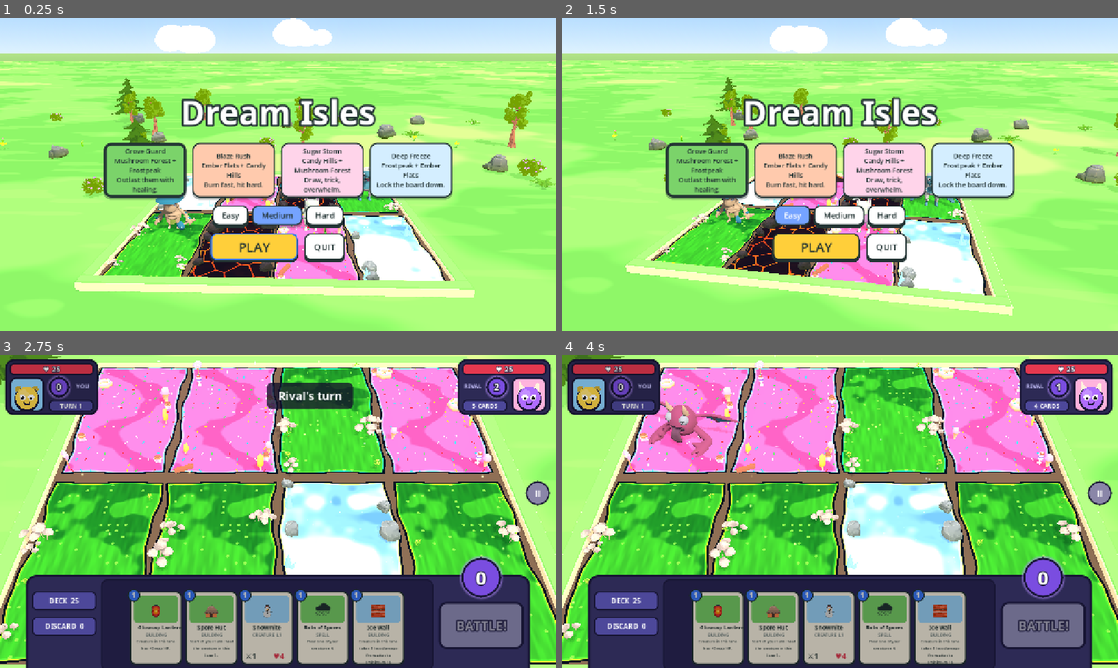
Above: before the commit, frames 1-4 (two rows, left to right).
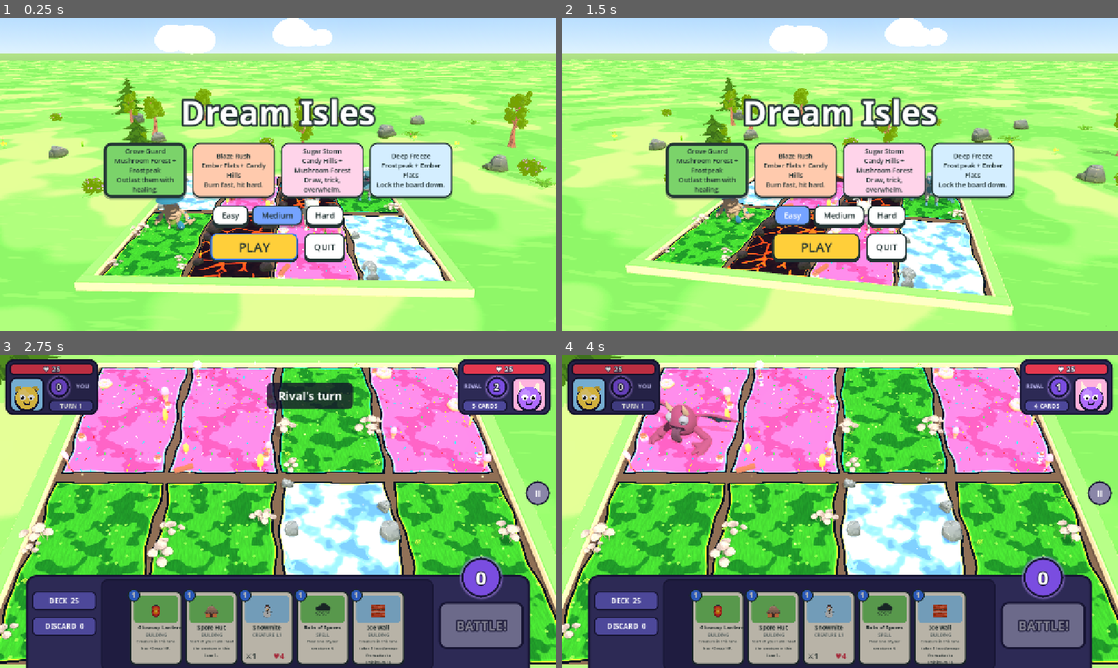
Above: after the commit, the same moments.

Repository: muriarty1893/cardwards
Game: Godot game, scene res://menus/main_menu.tscn
The game is run twice, just before and just after one commit, with the same random seed, the same clock (stepped at 60 frames per second) and the same inputs.
Inputs (mouse positions are in pixels of both pictures, inside the frame that each line leads up to):
- Up to frame 1 (0.25 s): no input
- Up to frame 2 (1.5 s): click "Easy" at 0.5 s; click "Easy" at 1.25 s
- Up to frame 3 (2.75 s): click "PLAY" at 2 s
- Up to frame 4 (4 s): drag from (717, 627) to (895, 442) at 2.77 s; drag from (717, 627) to (812, 574) at 3.52 s

The runs differ from the first frame. In frame 1, 33% of the frame differs, in the area x 0-100%, y 0-100%; in frame 2, 34%; in frame 3, 24%; in frame 4, 24%.

Commit message:
feat: high/low graphics presets, fps probe and Mobile renderer
Measured on the Intel HD 620 at 1280x720 (frozen --demo-board):
- Forward+ High 23 fps, Low 41 fps (baseline v1 was 23 fps)
- Mobile High 40 fps, Low 59 fps (worst frame 29 ms)
Switched the project to the Mobile renderer; default quality is Low on
integrated GPUs, High otherwise. Ground and lane noise now sample shared
seamless textures, the meadow skips the area under the board, and Low uses
hard two-split shadows. Outline falls back to depth-only on Mobile.

Co-Authored-By: Claude Opus 5.5 <noreply@anthropic.com>
Claude-Session: https://claude.ai/code/session_01KWhDzHoaJZoxty1TDdYE3R

Diff:
--- a/autoload/settings.gd
+++ b/autoload/settings.gd
@@ -7,6 +7,7 @@
 
 enum Quality { HIGH, LOW }
 
+## Fallback default; the real default comes from default_quality() (Low on integrated GPUs).
 const DEFAULT_QUALITY: Quality = Quality.HIGH
 const DEFAULT_MUSIC := 0.8
 const DEFAULT_SFX := 0.9
@@ -14,7 +15,7 @@
 
 var music_volume: float = DEFAULT_MUSIC
 var sfx_volume: float = DEFAULT_SFX
-var quality: Quality = DEFAULT_QUALITY
+var quality: Quality = default_quality()
 var path: String = "user://settings.cfg"
 
 
@@ -28,7 +29,14 @@
 func reset() -> void:
 	music_volume = DEFAULT_MUSIC
 	sfx_volume = DEFAULT_SFX
-	quality = DEFAULT_QUALITY
+	quality = default_quality()
+
+
+## Integrated GPUs (like the HD 620 this was measured on) only hold 60 fps on Low.
+static func default_quality() -> Quality:
+	if RenderingServer.get_video_adapter_type() == RenderingDevice.DEVICE_TYPE_INTEGRATED_GPU:
+		return Quality.LOW
+	return DEFAULT_QUALITY
 
 
 func load_settings() -> void:
--- a/project.godot
+++ b/project.godot
@@ -4,7 +4,7 @@
 [application]
 
 config/name="Dream Isles"
-config/features=PackedStringArray("4.7", "Forward Plus")
+config/features=PackedStringArray("4.7", "Mobile")
 run/main_scene="res://menus/main_menu.tscn"
 config/icon="res://icon.svg"
 
@@ -17,7 +17,7 @@
 
 [rendering]
 
-renderer/rendering_method="forward_plus"
+renderer/rendering_method="mobile"
 anti_aliasing/quality/msaa_3d=2
 
 [autoload]
--- a/tests/test_lanes.gd
+++ b/tests/test_lanes.gd
@@ -21,3 +21,25 @@
 	assert_eq(hi.amount_total(), 34, "low total")
 	hi.free()
 	return true
+
+
+func test_quality_presets() -> bool:
+	var tree := Engine.get_main_loop() as SceneTree
+	var board := Board.new()
+	tree.root.add_child(board)
+	var lands: Array[Array] = [[0, 1, 2, 3], [3, 2, 1, 0]]
+	board.build(lands)
+	await tree.process_frame
+	board.apply_quality(GameSettings.Quality.LOW)
+	assert_true(not board.env.ssao_enabled, "low: no SSAO")
+	assert_true(not board.env.glow_enabled, "low: no glow")
+	assert_eq(board.get_viewport().msaa_3d, Viewport.MSAA_DISABLED, "low: no MSAA")
+	assert_eq(board.ambient.amount_total(), 34, "low: half ambient")
+	board.apply_quality(GameSettings.Quality.HIGH)
+	assert_true(board.env.ssao_enabled, "high: SSAO")
+	assert_true(board.env.glow_enabled, "high: glow")
+	assert_eq(board.get_viewport().msaa_3d, Viewport.MSAA_2X, "high: MSAA 2x")
+	assert_eq(board.ambient.amount_total(), 68, "high: full ambient")
+	board.queue_free()
+	await tree.process_frame
+	return true
--- a/tests/test_settings.gd
+++ b/tests/test_settings.gd
@@ -15,7 +15,7 @@
 	s.load_settings()
 	assert_eq(s.music_volume, 0.8, "music default")
 	assert_eq(s.sfx_volume, 0.9, "sfx default")
-	assert_eq(s.quality, GameSettings.DEFAULT_QUALITY, "quality default")
+	assert_eq(s.quality, GameSettings.default_quality(), "quality default")
 	s.free()
 	return true
 
@@ -42,6 +42,6 @@
 	f.close()
 	s.load_settings()
 	assert_eq(s.music_volume, 0.8, "music default after corrupt file")
-	assert_eq(s.quality, GameSettings.Quality.HIGH, "HIGH after junk quality")
+	assert_eq(s.quality, GameSettings.default_quality(), "default after unreadable file")
 	s.free()
 	return true
--- a/tools/compile_shaders.gd
+++ b/tools/compile_shaders.gd
@@ -6,7 +6,11 @@
 
 func _initialize() -> void:
 	var paths: PackedStringArray = _find("res://", "gdshader")
+	var forward_plus: bool = RenderingServer.get_current_rendering_method() == "forward_plus"
 	for path: String in paths:
+		if path.ends_with("/outline.gdshader") and not forward_plus:
+			print("skipping ", path, " (Forward+ only; Outline uses outline_depth.gdshader here)")
+			continue
 		print("compiling ", path)
 		var shader := load(path) as Shader
 		shader.get_shader_uniform_list()
--- a/tools/screenshot.gd
+++ b/tools/screenshot.gd
@@ -1,11 +1,19 @@
 extends Node
-## Dev helper (autoload). With user arg --shot=<path>, moves the running scene into a fixed
+## Dev helper (autoload). --fps-log=<seconds> prints frame rate and quits. With user arg --shot=<path>, moves the running scene into a fixed
 ## 1280x720 offscreen SubViewport (so the window manager's window size does not matter),
 ## saves it after --shot-frames=<n> frames (default 60) and quits. Does nothing otherwise.
 
 const SIZE := Vector2i(1280, 720)
 
 var _path: String = ""
+## --fps-log=<seconds>: after a 2 s warm-up, sample frame times, print a summary and quit.
+var _fps_secs: float = 0.0
+var _fps_t: float = 0.0
+var _fps_frames: int = 0
+var _fps_worst: float = 0.0
+var _cpu_proc: float = 0.0
+var _rcpu: float = 0.0
+var _rgpu: float = 0.0
 var _frames: int = 60
 var _vp: SubViewport
 
@@ -16,17 +24,22 @@
 			_path = arg.substr(7)
 		elif arg.begins_with("--shot-frames="):
 			_frames = int(arg.substr(14))
-	set_process(_path != "")
+		elif arg.begins_with("--fps-log="):
+			_fps_secs = float(arg.substr(10))
+	set_process(_path != "" or _fps_secs > 0.0)
 
 
-func _process(_delta: float) -> void:
+func _process(delta: float) -> void:
+	if _fps_secs > 0.0 and _vp != null:
+		_log_fps(delta)
+		return
 	if _vp == null:
 		var scene: Node = get_tree().current_scene
 		if scene == null:
 			return
 		_vp = SubViewport.new()
 		_vp.size = SIZE
-		_vp.msaa_3d = Viewport.MSAA_2X
+		_vp.msaa_3d = Viewport.MSAA_DISABLED if Settings.quality == GameSettings.Quality.LOW else Viewport.MSAA_2X
 		_vp.render_target_update_mode = SubViewport.UPDATE_ALWAYS
 		get_tree().root.add_child(_vp)
 		scene.reparent(_vp, false)
@@ -37,3 +50,18 @@
 	_vp.get_texture().get_image().save_png(_path)
 	print("screenshot saved: ", _path)
 	get_tree().quit()
+
+
+func _log_fps(delta: float) -> void:
+	_fps_t += delta
+	if _fps_t < 2.0:
+		return
+	_fps_frames += 1
+	_fps_worst = maxf(_fps_worst, delta)
+	RenderingServer.viewport_set_measure_render_time(_vp.get_viewport_rid(), true)
+	_cpu_proc += Performance.get_monitor(Performance.TIME_PROCESS)
+	_rcpu += RenderingServer.viewport_get_measured_render_time_cpu(_vp.get_viewport_rid()) + RenderingServer.get_frame_setup_time_cpu()
+	_rgpu += RenderingServer.viewport_get_measured_render_time_gpu(_vp.get_viewport_rid())
+	if _fps_t >= 2.0 + _fps_secs:
+		print("FPS avg %.1f, worst frame %.1f ms (%s, %s) | process %.1f ms, render cpu %.1f ms, render gpu %.1f ms, draw calls %d, prims %d" % [_fps_frames / (_fps_t - 2.0), _fps_worst * 1000.0, RenderingServer.get_video_adapter_name(), _vp.size, _cpu_proc / _fps_frames * 1000.0, _rcpu / _fps_frames, _rgpu / _fps_frames, Performance.get_monitor(Performance.RENDER_TOTAL_DRAW_CALLS_IN_FRAME), Performance.get_monitor(Performance.RENDER_TOTAL_PRIMITIVES_IN_FRAME)])
+		get_tree().quit()
--- a/view/board/board.gd
+++ b/view/board/board.gd
@@ -41,6 +41,25 @@
 			_islands[p].append(isl)
 	ambient = Ambient.build(lands, Settings.quality)
 	add_child(ambient)
+	apply_quality(Settings.quality)
+	if not Settings.changed.is_connected(_on_settings_changed):
+		Settings.changed.connect(_on_settings_changed)
+
+
+## Low: no SSAO, no glow, 1024 shadow atlas, no MSAA, half the ambient particles.
+func apply_quality(q: int) -> void:
+	var low: bool = q == GameSettings.Quality.LOW
+	env.ssao_enabled = not low
+	env.glow_enabled = not low
+	RenderingServer.directional_shadow_atlas_set_size(1024 if low else 4096, true)
+	RenderingServer.directional_soft_shadow_filter_set_quality(RenderingServer.SHADOW_QUALITY_HARD if low else RenderingServer.SHADOW_QUALITY_SOFT_VERY_LOW)
+	if is_inside_tree():
+		get_viewport().msaa_3d = Viewport.MSAA_DISABLED if low else Viewport.MSAA_2X
+	ambient.set_quality(q)
+
+
+func _on_settings_changed() -> void:
+	apply_quality(Settings.quality)
 
 
 func scenery_positions() -> Array[Vector3]:
@@ -112,17 +131,30 @@
 	sun.light_color = Color("#fff4e0")
 	sun.light_energy = 0.9
 	sun.shadow_enabled = true
-	sun.directional_shadow_max_distance = 40.0
+	sun.directional_shadow_max_distance = 30.0
+	sun.directional_shadow_mode = DirectionalLight3D.SHADOW_PARALLEL_2_SPLITS
 	add_child(sun)
 	sun.look_at_from_position(Vector3(5, 12, 7), Vector3.ZERO)
 
 
 func _build_ground() -> void:
-	var plane := PlaneMesh.new()
-	plane.size = Vector2(600, 600)
 	var mat := ShaderMaterial.new()
 	mat.shader = load("res://view/look/ground.gdshader") as Shader
-	add_child(Palette.mesh(plane, mat, Vector3.ZERO, false))
+	mat.set_shader_parameter("fbm_tex", NoiseBank.fbm())
+	# Four tiles around the rim instead of one big plane, so the meadow is never shaded
+	# underneath the lanes (overdraw is costly on integrated GPUs).
+	var half := 300.0
+	var hole := Vector2(10.4, 9.9) / 2.0
+	var tiles: Array[Rect2] = [
+		Rect2(-half, -half, 2.0 * half, half - hole.y),
+		Rect2(-half, hole.y, 2.0 * half, half - hole.y),
+		Rect2(-half, -hole.y, half - hole.x, 2.0 * hole.y),
+		Rect2(hole.x, -hole.y, half - hole.x, 2.0 * hole.y),
+	]
+	for r: Rect2 in tiles:
+		var plane := PlaneMesh.new()
+		plane.size = r.size
+		add_child(Palette.mesh(plane, mat, Vector3(r.get_center().x, 0.0, r.get_center().y), false))
 	# Dark soil under the lane block, showing as borders between lanes.
 	add_child(Palette.mesh(_box(Vector3(9.8, 0.1, 9.3)), Toon.plain(Color("#5a4632")), Vector3(0, 0.05, 0), false))
 
--- a/view/board/island.gd
+++ b/view/board/island.gd
@@ -24,6 +24,8 @@
 	_mat.set_shader_parameter("land", land)
 	_mat.set_shader_parameter("size", Vector2(WIDTH + 0.12, LENGTH))
 	_mat.set_shader_parameter("wave_seed", float(player * 4 + lane) * 1.7)
+	_mat.set_shader_parameter("fbm_tex", NoiseBank.fbm())
+	_mat.set_shader_parameter("cell_tex", NoiseBank.cells())
 	_mat.set_shader_parameter("edge_color", EDGE[player])
 	var mi := Palette.mesh(plane, _mat, Vector3(0, TOP_Y, 0), false)
 	add_child(mi)
--- a/view/board/lane.gdshader
+++ b/view/board/lane.gdshader
@@ -11,42 +11,24 @@
 uniform vec3 edge_color : source_color = vec3(1.0, 0.88, 0.29);
 uniform float highlight = 0.0;
 uniform float wave_seed = 0.0;
+uniform sampler2D fbm_tex : repeat_enable, filter_linear_mipmap;
+uniform sampler2D cell_tex : repeat_enable, filter_linear_mipmap;
 
 const vec3 INK = vec3(0.133, 0.2, 0.2);
 
 float hash(vec2 p) { return fract(sin(dot(p, vec2(127.1, 311.7))) * 43758.5453); }
-vec2 hash2(vec2 p) { return fract(sin(vec2(dot(p, vec2(127.1, 311.7)), dot(p, vec2(269.5, 183.3)))) * 43758.5453); }
 
-float vnoise(vec2 p) {
-	vec2 i = floor(p);
-	vec2 f = fract(p);
-	f = f * f * (3.0 - 2.0 * f);
-	return mix(mix(hash(i), hash(i + vec2(1.0, 0.0)), f.x), mix(hash(i + vec2(0.0, 1.0)), hash(i + vec2(1.0, 1.0)), f.x), f.y);
+float vnoise(vec2 q) {
+	return texture(fbm_tex, q * 0.2 + vec2(0.53, 0.19)).r;
 }
 
-float fbm(vec2 p) {
-	return vnoise(p) * 0.6 + vnoise(p * 2.1) * 0.3 + vnoise(p * 4.3) * 0.1;
+float fbm(vec2 q) {
+	return texture(fbm_tex, q * 0.2).r;
 }
 
-// Distance from the nearest cell border (d2 - d1); small values are cracks.
-float voronoi_edge(vec2 p) {
-	vec2 n = floor(p);
-	vec2 f = fract(p);
-	float d1 = 8.0;
-	float d2 = 8.0;
-	for (int j = -1; j <= 1; j++) {
-		for (int i = -1; i <= 1; i++) {
-			vec2 g = vec2(float(i), float(j));
-			float d = length(g + hash2(n + g) - f);
-			if (d < d1) {
-				d2 = d1;
-				d1 = d;
-			} else if (d < d2) {
-				d2 = d;
-			}
-		}
-	}
-	return d2 - d1;
+// Distance from the nearest cell border; small values are cracks.
+float voronoi_edge(vec2 q) {
+	return texture(cell_tex, q * 0.2).r;
 }
 
 vec3 paint_forest(vec2 p) {
@@ -63,7 +45,7 @@
 vec3 paint_ember(vec2 p, out vec3 emi) {
 	vec3 col = mix(vec3(0.290, 0.188, 0.188), vec3(0.380, 0.250, 0.230), fbm(p * 3.0));  // #4a3030
 	float e = voronoi_edge(p * 1.5);
-	float crack = 1.0 - smoothstep(0.02, 0.08, e);
+	float crack = 1.0 - smoothstep(0.04, 0.12, e);
 	float pulse = 0.6 + 0.4 * sin(TIME * 2.4 + p.y * 2.0);
 	col = mix(col, vec3(1.0, 0.478, 0.102), crack);           // #ff7a1a
 	emi = pow(vec3(1.0, 0.478, 0.102), vec3(2.2)) * crack * 2.0 * pulse;
--- a/view/look/ground.gdshader
+++ b/view/look/ground.gdshader
@@ -1,7 +1,7 @@
 shader_type spatial;
 render_mode cull_back;
-// Painted meadow: soft light and dark patches plus faint brush streaks, in world space
-// so there are no tiling seams. Lit with the shared cartoon bands.
+// Painted meadow: soft light and dark patches plus faint brush streaks, in world space.
+// Noise comes from a shared seamless texture (NoiseBank) rather than per-pixel maths.
 
 #include "res://view/look/toon_light.gdshaderinc"
 
@@ -12,32 +12,14 @@
 
 varying vec3 world_pos;
 
-float hash12(vec2 p) {
-	vec3 p3 = fract(vec3(p.xyx) * 0.1031);
-	p3 += dot(p3, p3.yzx + 33.33);
-	return fract((p3.x + p3.y) * p3.z);
+uniform sampler2D fbm_tex : repeat_enable, filter_linear_mipmap;
+
+float fbm(vec2 q) {
+	return texture(fbm_tex, q * 0.2).r;
 }
 
-float value_noise(vec2 p) {
-	vec2 i = floor(p);
-	vec2 f = fract(p);
-	f = f * f * (3.0 - 2.0 * f);
-	float a = hash12(i);
-	float b = hash12(i + vec2(1.0, 0.0));
-	float c = hash12(i + vec2(0.0, 1.0));
-	float d = hash12(i + vec2(1.0, 1.0));
-	return mix(mix(a, b, f.x), mix(c, d, f.x), f.y);
-}
-
-float fbm(vec2 p) {
-	float v = 0.0;
-	float amp = 0.55;
-	for (int i = 0; i < 4; i++) {
-		v += value_noise(p) * amp;
-		p *= 2.03;
-		amp *= 0.5;
-	}
-	return v;
+float value_noise(vec2 q) {
+	return texture(fbm_tex, q * 0.2 + vec2(0.37, 0.61)).r;
 }
 
 void vertex() {
--- /dev/null
+++ b/view/look/noise_bank.gd
@@ -0,0 +1,37 @@
+class_name NoiseBank
+extends RefCounted
+## Seamless noise textures generated once and shared by the ground and lane shaders, so the
+## GPU samples a texture instead of computing noise per pixel (big win on integrated GPUs).
+## About 5 features across one texture repeat: shaders sample with uv = q * 0.2 to get one
+## feature per unit of q.
+
+const SIZE := 256
+
+static var _fbm: Texture2D
+static var _cell: Texture2D
+
+
+## Smooth fractal noise in 0..1.
+static func fbm() -> Texture2D:
+	if _fbm == null:
+		var n := FastNoiseLite.new()
+		n.noise_type = FastNoiseLite.TYPE_SIMPLEX_SMOOTH
+		n.fractal_type = FastNoiseLite.FRACTAL_FBM
+		n.fractal_octaves = 3
+		n.frequency = 0.02
+		n.seed = 11
+		_fbm = ImageTexture.create_from_image(n.get_seamless_image(SIZE, SIZE))
+	return _fbm
+
+
+## Cellular "distance to the nearest border" in 0..1: small values are cell borders (cracks).
+static func cells() -> Texture2D:
+	if _cell == null:
+		var n := FastNoiseLite.new()
+		n.noise_type = FastNoiseLite.TYPE_CELLULAR
+		n.cellular_return_type = FastNoiseLite.RETURN_DISTANCE2_SUB
+		n.fractal_type = FastNoiseLite.FRACTAL_NONE
+		n.frequency = 0.02
+		n.seed = 23
+		_cell = ImageTexture.create_from_image(n.get_seamless_image(SIZE, SIZE))
+	return _cell
--- a/view/look/outline.gd
+++ b/view/look/outline.gd
@@ -3,6 +3,8 @@
 ## Full-screen ink outline pass. Attach one to the active camera.
 
 const SHADER_PATH := "res://view/look/outline.gdshader"
+## The Mobile renderer has no normal-roughness buffer: silhouettes from depth only.
+const DEPTH_ONLY_PATH := "res://view/look/outline_depth.gdshader"
 
 ## Normal-based edges (inner creases). Depth edges are always on.
 var use_normals: bool = true:
@@ -19,7 +21,8 @@
 	quad.size = Vector2(2, 2)
 	o.mesh = quad
 	var m := ShaderMaterial.new()
-	m.shader = load(SHADER_PATH) as Shader
+	var forward_plus: bool = RenderingServer.get_current_rendering_method() == "forward_plus"
+	m.shader = load(SHADER_PATH if forward_plus else DEPTH_ONLY_PATH) as Shader
 	m.set_shader_parameter("ink", Palette.INK)
 	# Drawn before other transparent things, so particles and numbers sit on top of the lines.
 	m.render_priority = -128
--- /dev/null
+++ b/view/look/outline_depth.gdshader
@@ -0,0 +1,35 @@
+shader_type spatial;
+render_mode unshaded, blend_mix, depth_draw_never, depth_test_disabled, cull_disabled, fog_disabled, shadows_disabled;
+// Depth-only ink outline, for renderers without the normal-roughness buffer (Mobile).
+// The quad is placed on the near plane in clip space (Godot 4.3+ reverse-Z).
+
+uniform sampler2D depth_texture : hint_depth_texture, filter_nearest;
+uniform vec4 ink : source_color = vec4(0.133, 0.2, 0.2, 1.0);
+uniform float depth_threshold = 0.06;
+
+void vertex() {
+	POSITION = vec4(VERTEX.xy, 1.0, 1.0);
+}
+
+float linear_depth(vec2 uv, mat4 inv_proj) {
+	float d = texture(depth_texture, uv).r;
+	vec4 view = inv_proj * vec4(uv * 2.0 - 1.0, d, 1.0);
+	return -view.z / view.w;
+}
+
+void fragment() {
+	vec2 px = vec2(max(1.0, VIEWPORT_SIZE.y / 720.0 * 2.0)) / VIEWPORT_SIZE;
+	vec2 uv = SCREEN_UV;
+	float d0 = linear_depth(uv, INV_PROJECTION_MATRIX);
+	vec2 offs[4] = vec2[](vec2(px.x, 0.0), vec2(-px.x, 0.0), vec2(0.0, px.y), vec2(0.0, -px.y));
+	float ddiff = 0.0;
+	for (int i = 0; i < 4; i++) {
+		vec2 o = uv + offs[i];
+		ddiff = max(ddiff, abs(linear_depth(o, INV_PROJECTION_MATRIX) - d0));
+	}
+	float edge = step(depth_threshold * d0, ddiff);
+	// Distant grazing ground would read as one thick edge band at the horizon; fade far lines out.
+	edge *= 1.0 - smoothstep(110.0, 150.0, d0);
+	ALBEDO = ink.rgb;
+	ALPHA = edge * ink.a;
+}
Not shown, added: view/look/noise_bank.gd.uid
Not shown, added: view/look/outline_depth.gdshader.uid
